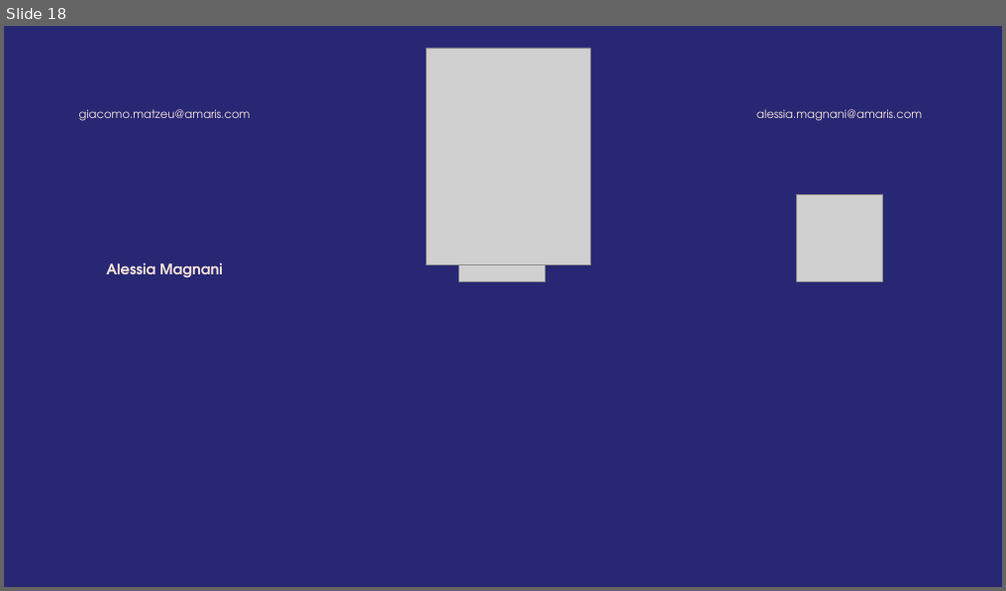
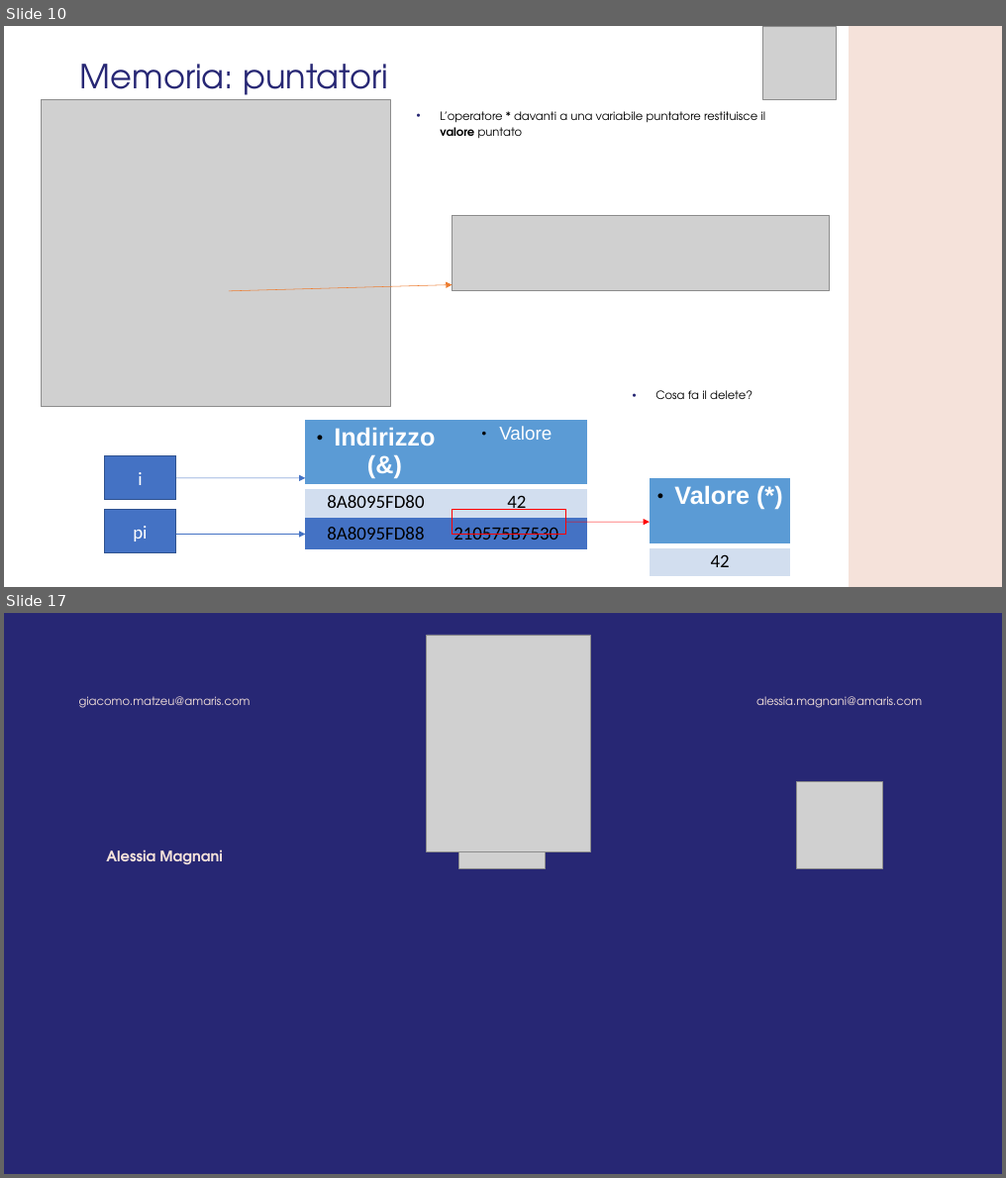
Before and after one commit to GMATZEU42/WS, a slide deck: WS03/WS_3.odp. Shown one above the other, each under a label of ours: slide 18 before the commit, slides 10 and 17 after it; the slides between them are not shown. The pictures are 1006x591 and 1006x1178 pixels, drawn with LibreOffice and Linux fonts; fonts in the diff are those of the drawing; grey boxes stand for pictures; background and template pictures are left out. Boxes give left, top, right and bottom in pixels: in the first picture for what was removed or moved away, otherwise in the second. Text is boxed around its words. In the diff, an @@ line names an element or a change of style, - is before the commit and + after.

```diff
--- a/WS03/WS_3.odp
+++ b/WS03/WS_3.odp
@@ slide 10 added at (4,26,1002,587), background #FFFFFF @@
@@ picture added at (762,26,837,100) @@
@@ freeform shape added at (848,26,1002,587), fill #F5E2DA @@
@@ title added at (80,64,389,104), 32 pt, text #272774 @@
+Memoria: puntatori
@@ picture added at (41,100,390,407) @@
@@ text added at (440,111,766,138), 11 pt, text #000000 @@
+• L’operatore * davanti a una variabile puntatore restituisce il valore puntato
@@ picture added at (452,215,830,291) @@
@@ arrow added from (229, 291) to (452, 285), #ED7D31 0.51 pt @@
@@ text added at (655,390,752,399), 11 pt, text #000000 @@
+• Cosa fa il delete?
@@ table added at (306,420,587,550), 3 rows, 2 columns @@
+Indirizzo (&) | Valore
+8A8095FD80 | 42
+8A8095FD88 | 210575B7530
@@ freeform shape added at (104,457,176,500), fill #4472C4, outline #2F528F 0.99 pt, 18 pt, text #FFFFFF @@
+i
@@ arrow added from (176, 478) to (306, 478), #4472C4 0.51 pt @@
@@ table added at (649,478,790,571), 2 rows, 1 columns @@
+Valore (*)
+42
@@ freeform shape added at (104,509,176,554), fill #4472C4, outline #2F528F 0.99 pt, 18 pt, text #FFFFFF @@
+pi
@@ freeform shape added at (452,509,566,534), outline #FF0000 1.5 pt @@
@@ arrow added from (566, 522) to (649, 522), #FF0000 0.51 pt @@
@@ arrow added from (176, 534) to (306, 534), #4472C4 0.51 pt @@
@@ what was slide 18 is now slide 17 @@
```
Also in this commit, not shown: 1 slide changed, 12 other slides added, 14 slides removed, 2 other files.
